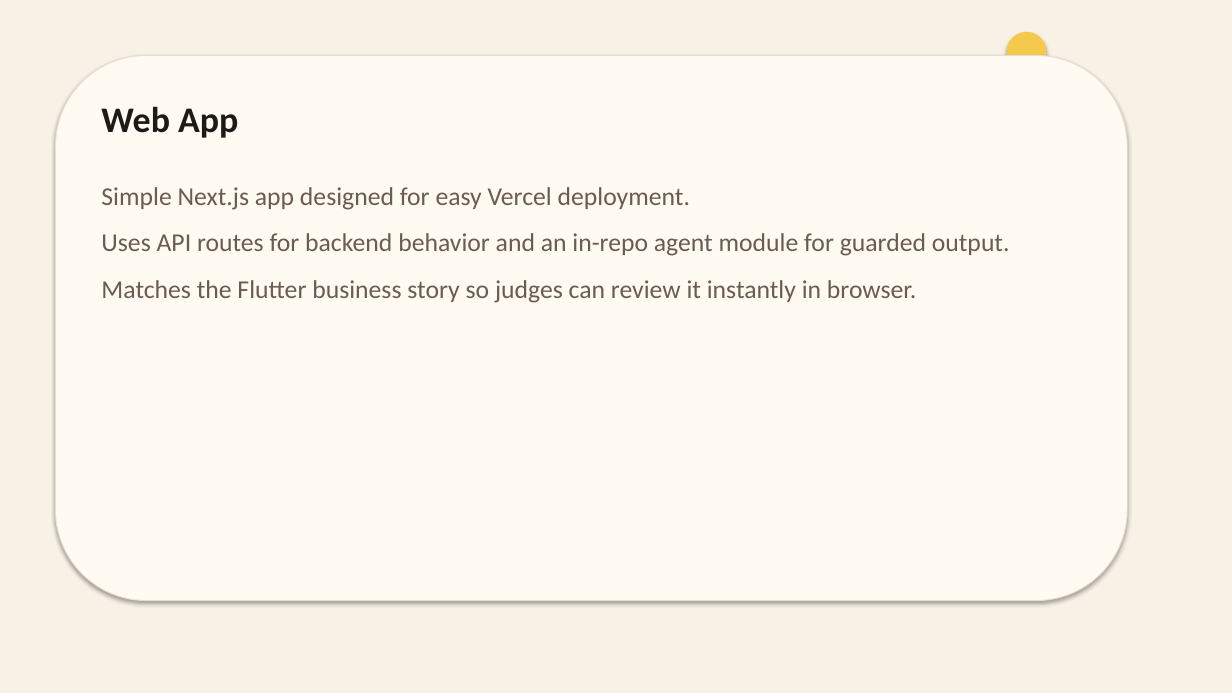
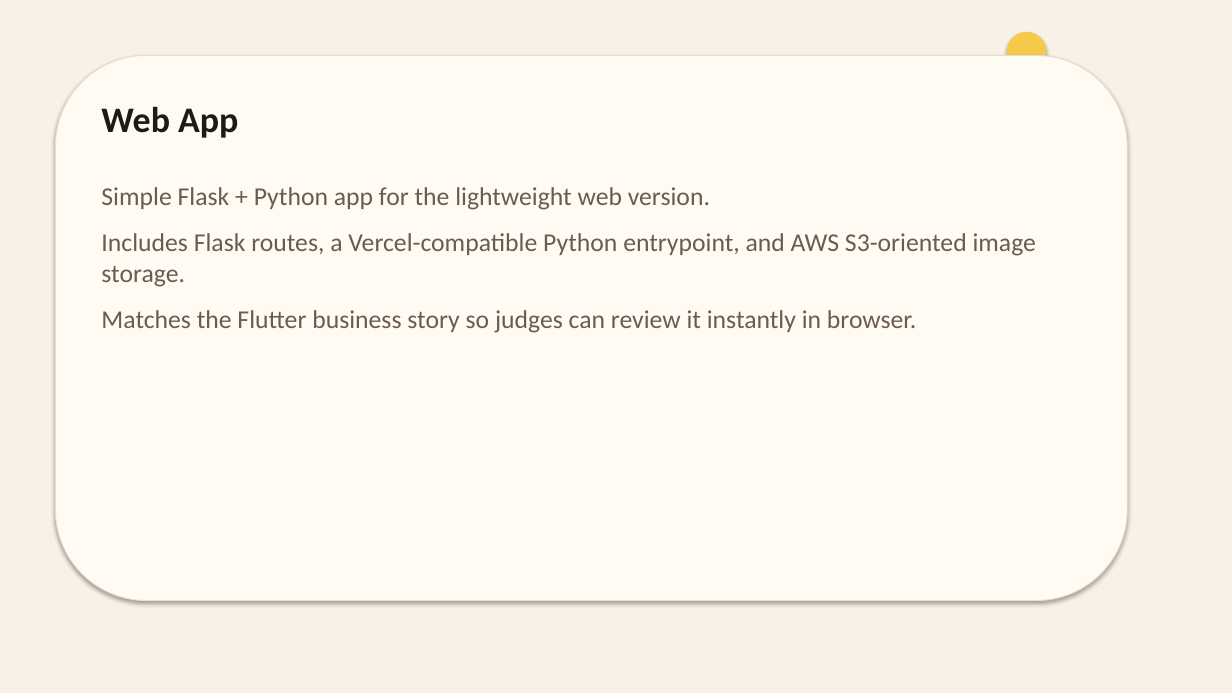
Before and after one commit to ba-00001/miamiaihackathon-team, a slide deck: slide 6 of docs/MaRe_Luxury_Growth_Engine.pptx. Drawn at 1232x693 pixels with LibreOffice and Linux fonts; fonts in the diff are those of the drawing. Boxes give left, top, right and bottom in pixels: in the first picture for what was removed or moved away, otherwise in the second. Text is boxed around its words. In the diff, an @@ line names an element or a change of style, - is before the commit and + after.

```diff
--- a/docs/MaRe_Luxury_Growth_Engine.pptx
+++ b/docs/MaRe_Luxury_Growth_Engine.pptx
@@ text at bbox=[101, 187, 1036, 287]: text changed @@
-Simple Next.js app designed for easy Vercel deployment.
-Uses API routes for backend behavior and an in-repo agent module for guarded output.
+Simple Flask + Python app for the lightweight web version.
+Includes Flask routes, a Vercel-compatible Python entrypoint, and AWS S3-oriented image storage.
```
Also in this commit, not shown: 2 other slides changed, 42 other files.
